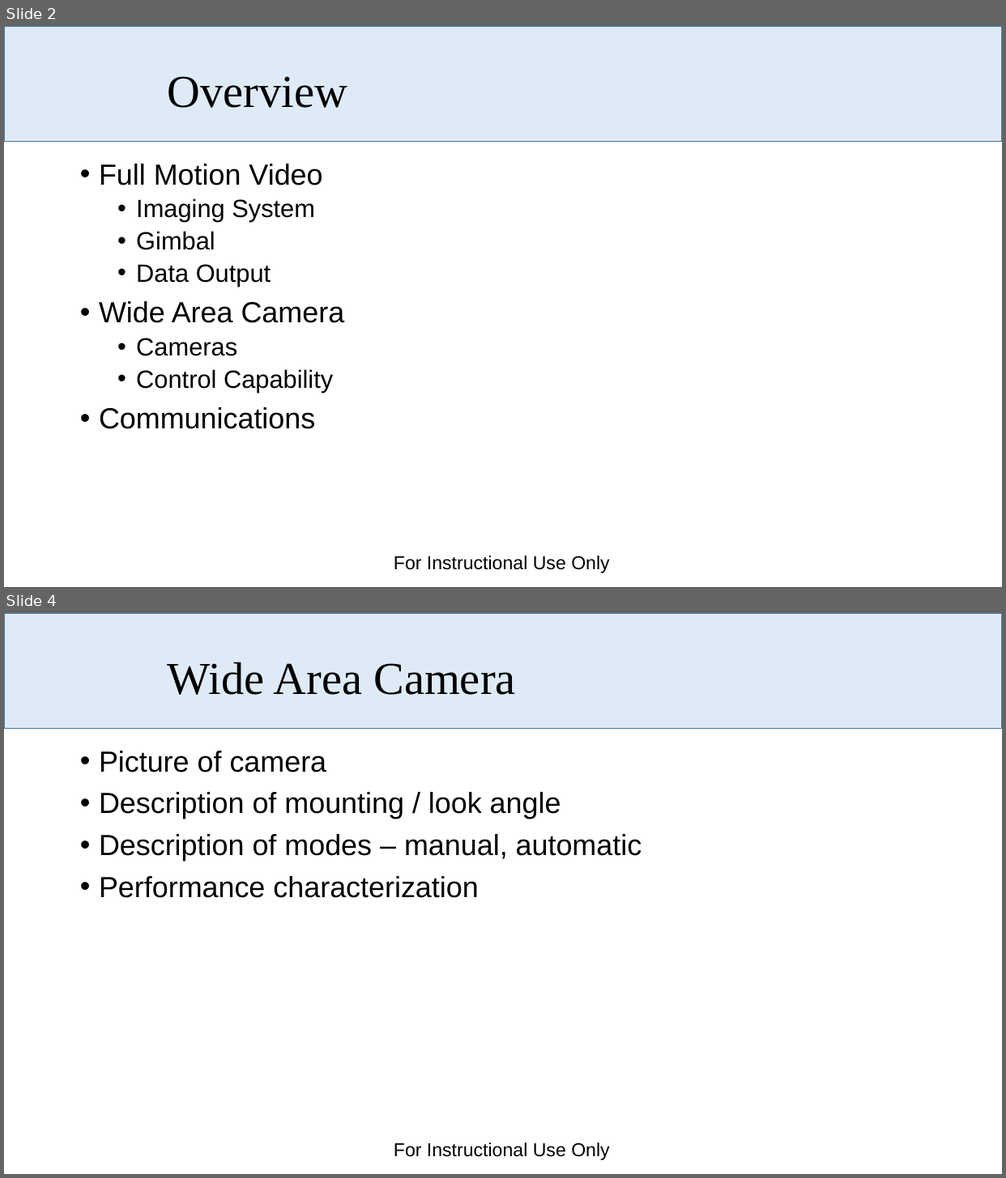
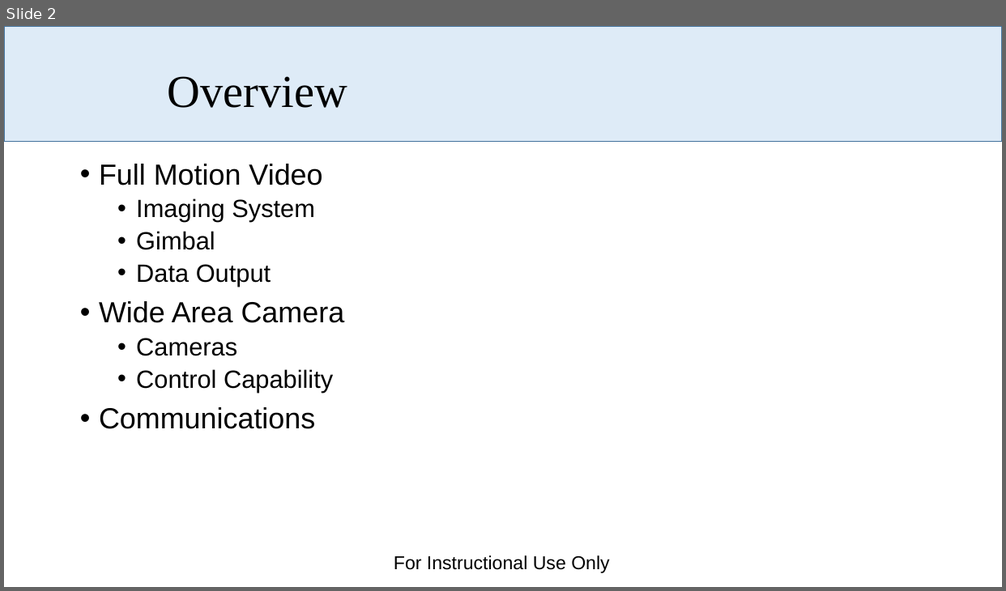
Before and after one commit to dabarrett/rqmtReviewer, a slide deck: Documents/Payloads Overview.pptx. Shown one above the other, each under a label of ours: slides 2 and 4 before the commit, slide 2 after it; the slides between them are not shown. The pictures are 1006x1178 and 1006x591 pixels, drawn with LibreOffice and Linux fonts; fonts in the diff are those of the drawing; background and template pictures are left out. Boxes give left, top, right and bottom in pixels: in the first picture for what was removed or moved away, otherwise in the second. Text is boxed around its words. In the diff, an @@ line names an element or a change of style, - is before the commit and + after.

```diff
--- a/Documents/Payloads Overview.pptx
+++ b/Documents/Payloads Overview.pptx
@@ slide 4 removed at [4,613,1002,1174], background #FFFFFF; not listed: 2 template elements that a slide beside it also shows @@
@@ title removed at [168,662,515,695] @@
-Wide Area Camera
@@ text removed at [99,751,642,898] @@
-• Picture of camera
-• Description of mounting / look angle
-• Description of modes – manual, automatic
-• Performance characterization
```
Also in this commit, not shown: 4 slides added, 2 other slides removed, 4 other files.
